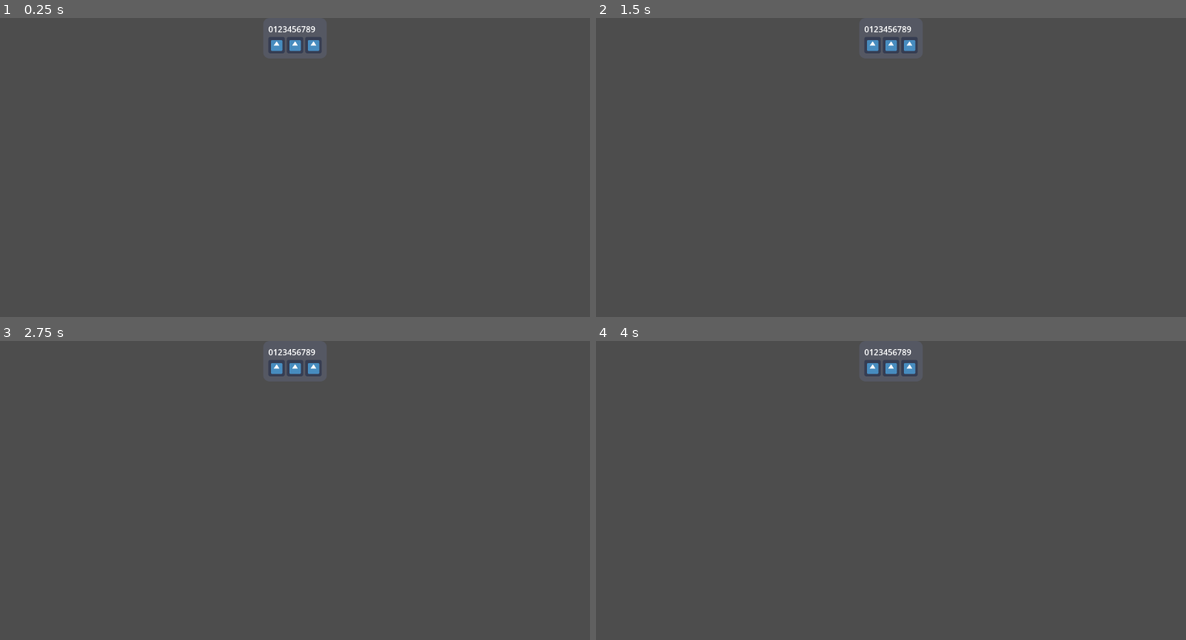
Above: before the commit, frames 1-4 (two rows, left to right).
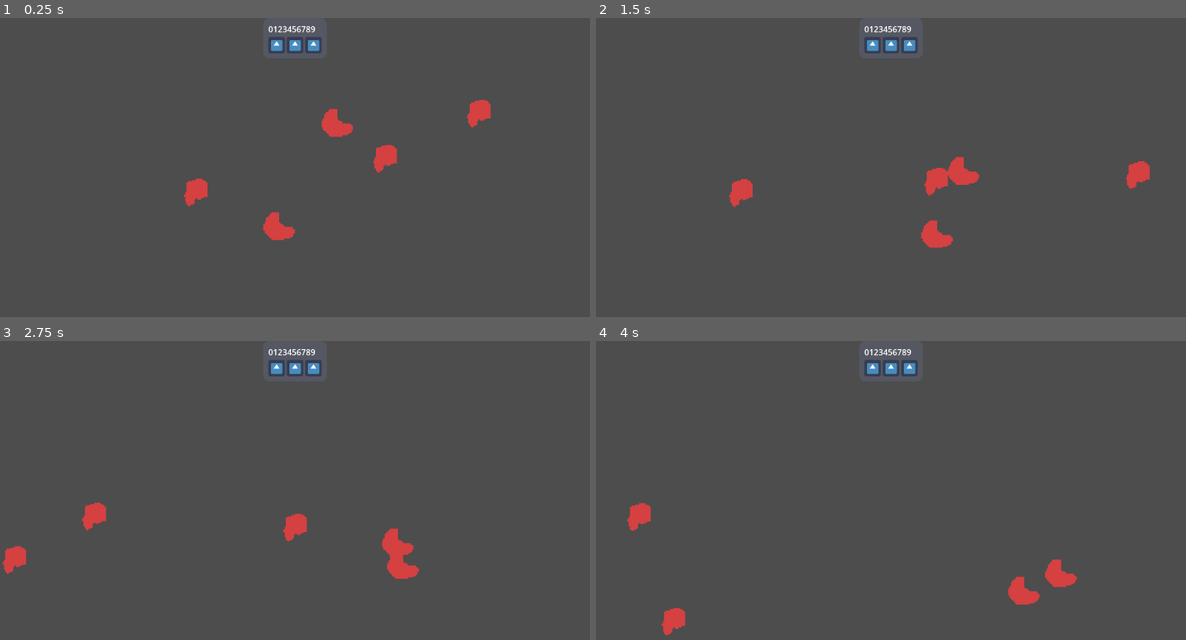
Above: after the commit, the same moments.

Repository: unblinky/space-rocks-extra
Game: Godot game, scene res://Main/Main.tscn
Same seed, same stepped clock (60 frames per second), same inputs: the game is played once before the commit and once after it. The engine's default icon, where the game draws it, is replaced by a stand-in: a white triangle on a blue panel in a dark square.
Inputs (mouse positions are in pixels of both pictures, inside the frame that each line leads up to):
- Up to frame 1 (0.25 s): no input
- Up to frame 2 (1.5 s): move the mouse to (1020, 167) at 0.52 s; click (1020, 167) at 0.6 s; move the mouse to (773, 200) at 1.27 s; click (773, 200) at 1.35 s
- Up to frame 3 (2.75 s): move the mouse to (354, 433) at 2.02 s; hold Right mouse button (thrust) from 2.03 s (still down); click (354, 433) at 2.3 s
- Up to frame 4 (4 s): move the mouse to (861, 574) at 2.77 s; release Right mouse button (thrust) at 2.78 s; tap A (turn_ccw) at 2.85 s; click (861, 574) at 3.05 s; move the mouse to (1068, 556) at 3.52 s; hold D (turn_cw) from 3.53 s (still down); click (1068, 556) at 3.8 s

The runs differ from the first frame. In frame 1, 1.4% of the frame differs, in the area x 31-84%, y 27-75%; in frame 2, 1.4%; in frame 3, 1.4%; in frame 4, 1.2%.

Commit message:
Art and stuff.

Diff:
--- a/Code/Main/Main.gd
+++ b/Code/Main/Main.gd
@@ -1 +1,24 @@
 extends Node
+class_name Main
+
+const UfO = preload("res://UFO/UFO.tscn")
+@onready var ufo_timer: Timer = $UfoTimer
+
+func _ready() -> void:
+	ufo_timer.timeout.connect(on_ufo_spawned)
+
+func _process(delta: float) -> void:
+	if Input.is_action_pressed("pause"):
+ 	# FIXME: Not pausing, testing with quit().
+		#get_tree().paused = true
+		get_tree().quit()
+
+func on_ufo_spawned():
+	var ufo: UFO = UfO.instantiate()
+	if randi() % 2:
+		ufo.position.x = 0
+	else:
+		ufo.position.x = get_viewport().size.x
+
+	ufo.position.y = randf_range(0, get_viewport().size.y)
+	add_child(ufo)
--- a/Code/Main/Main.tscn
+++ b/Code/Main/Main.tscn
@@ -4,7 +4,6 @@
 [ext_resource type="PackedScene" uid="uid://duiesnqf505sd" path="res://Rock/Rock.tscn" id="2_83ytx"]
 [ext_resource type="PackedScene" uid="uid://s2abnxf5ptfw" path="res://PlayerUI/PlayerUI.tscn" id="2_u2i7p"]
 [ext_resource type="PackedScene" uid="uid://dhmmlqnos0d8n" path="res://Ship/Ship.tscn" id="3_amygn"]
-[ext_resource type="PackedScene" uid="uid://biehskg2qpme5" path="res://UFO/UFO.tscn" id="4_ps1la"]
 [ext_resource type="PackedScene" uid="uid://db3otv5j2cbxb" path="res://Bullet/Bullet.tscn" id="5_6aewd"]
 
 [node name="Main" type="Node" unique_id=1746539876]
@@ -17,9 +16,6 @@
 
 [node name="Ship" parent="." unique_id=1974564266 instance=ExtResource("3_amygn")]
 position = Vector2(552, 262)
-
-[node name="UFO" parent="." unique_id=1333566402 instance=ExtResource("4_ps1la")]
-position = Vector2(662, 376)
 
 [node name="Bullet" parent="." unique_id=1237805751 instance=ExtResource("5_6aewd")]
 position = Vector2(425, 256)
@@ -35,3 +31,7 @@
 
 [node name="Rock5" parent="." unique_id=921550742 instance=ExtResource("2_83ytx")]
 position = Vector2(913, 164)
+
+[node name="UfoTimer" type="Timer" parent="." unique_id=943949138]
+wait_time = 10.0
+autostart = true
--- a/Code/Rock/Rock.gd
+++ b/Code/Rock/Rock.gd
@@ -1,5 +1,7 @@
 extends ScreenWrapper
 class_name Rock
+
+@onready var animated_sprite_2d: AnimatedSprite2D = $AnimatedSprite2D
 
 var speed: float = 100 # px / sec
 var direction: Vector2 = Vector2.ZERO
@@ -8,6 +10,8 @@
 func _ready() -> void:
 	area_entered.connect(on_area_entered)
 	direction = Vector2(randf_range(-1.0, 1.0), randf_range(-1.0, 1.0))
+	animated_sprite_2d.frame = randi_range(0, 2)
+	animated_sprite_2d.sprite_frames.get_frame_count("default")
 
 func _process(delta: float) -> void:
 	velocity = direction * speed * delta
--- a/Code/Rock/Rock.tscn
+++ b/Code/Rock/Rock.tscn
@@ -1,12 +1,38 @@
 [gd_scene format=3 uid="uid://duiesnqf505sd"]
 
 [ext_resource type="Script" uid="uid://dy3d42fk3pe12" path="res://Rock/Rock.gd" id="1_wuppp"]
+[ext_resource type="Texture2D" uid="uid://dqlsyvs21pxoj" path="res://Rock/assets/rock_a.png" id="2_751ln"]
+[ext_resource type="Texture2D" uid="uid://m1havj2yv2vr" path="res://Rock/assets/rock_b.png" id="3_c4a8t"]
+[ext_resource type="Texture2D" uid="uid://cxlgumoqaiumm" path="res://Rock/assets/rock_c.png" id="4_ru0k0"]
 
 [sub_resource type="CircleShape2D" id="CircleShape2D_fh211"]
 radius = 28.284271
+
+[sub_resource type="SpriteFrames" id="SpriteFrames_uunli"]
+animations = [{
+"frames": [{
+"duration": 1.0,
+"texture": ExtResource("2_751ln")
+}, {
+"duration": 1.0,
+"texture": ExtResource("3_c4a8t")
+}, {
+"duration": 1.0,
+"texture": ExtResource("4_ru0k0")
+}],
+"loop": 1,
+"name": &"default",
+"speed": 5.0
+}]
 
 [node name="Rock" type="Area2D" unique_id=1293001296]
 script = ExtResource("1_wuppp")
 
 [node name="CollisionShape2D" type="CollisionShape2D" parent="." unique_id=1223896482]
 shape = SubResource("CircleShape2D_fh211")
+
+[node name="AnimatedSprite2D" type="AnimatedSprite2D" parent="." unique_id=1604492839]
+texture_filter = 1
+position = Vector2(5, 3.5527137e-15)
+scale = Vector2(2.5625, 2.5625)
+sprite_frames = SubResource("SpriteFrames_uunli")
--- a/Code/Ship/Ship.gd
+++ b/Code/Ship/Ship.gd
@@ -28,10 +28,6 @@
 	position += velocity * delta
 	super._process(delta)
 
-	# TODO: Move to Main?
-	#if Input.is_action_pressed("pause"):
-		#get_tree().paused = true
-
 func fire():
 	print("Fire!")
 	var bullet: Bullet = BULLET.instantiate()
--- /dev/null
+++ b/Code/UFO/UFO.gd
@@ -0,0 +1,44 @@
+extends Area2D
+class_name UFO
+
+const BULLET = preload("res://Bullet/Bullet.tscn")
+@onready var timer: Timer = $Timer
+@onready var fire_timer: Timer = $FireTimer
+
+var speed: float = 100.0 # px /sec.
+var velocity_y: float = 0.0
+
+func _ready() -> void:
+	timer.timeout.connect(on_timeout)
+	fire_timer.timeout.connect(on_fired)
+
+	var viewport = get_viewport().size
+	if position.x > viewport.x - viewport.x / 2:
+		speed *= -1
+
+func _process(delta: float) -> void:
+	position.x += speed * delta
+	position.y += velocity_y * delta
+
+	var height = get_viewport().size.y
+	if position.y < 0:
+		position.y = height
+	if position.y > height:
+		position.y = 0
+
+func on_fired():
+	var bullet: Bullet = BULLET.instantiate()
+	bullet.position = position
+	bullet.rotation_degrees = randf_range(0.0, 360.0)
+	get_parent().add_child(bullet)
+
+func on_timeout():
+	if velocity_y != 0.0:
+		velocity_y = 0.0
+	else:
+		var rando = randi_range(0, 1)
+		if rando:
+			velocity_y = -speed
+		else:
+			velocity_y = speed
+	print("It's going!")
--- a/Code/UFO/UFO.tscn
+++ b/Code/UFO/UFO.tscn
@@ -1,18 +1,36 @@
 [gd_scene format=3 uid="uid://biehskg2qpme5"]
+
+[ext_resource type="Script" uid="uid://cilukiebm07cc" path="res://UFO/UFO.gd" id="1_dw4pw"]
+[ext_resource type="Texture2D" uid="uid://ba0eeew6qyyrq" path="res://UFO/assets/atlas_grid.png" id="2_dw4pw"]
 
 [sub_resource type="CircleShape2D" id="CircleShape2D_fh211"]
 radius = 7.071068
 
 [sub_resource type="RectangleShape2D" id="RectangleShape2D_fh211"]
-size = Vector2(38, 5)
+size = Vector2(23.503454, 12.168451)
 
 [node name="UFO" type="Area2D" unique_id=1427574996]
 scale = Vector2(3.8426168, 3.5665357)
+script = ExtResource("1_dw4pw")
 
 [node name="CollisionShape2D" type="CollisionShape2D" parent="." unique_id=1865273528]
-position = Vector2(0, -5)
+position = Vector2(0, -7.8038397)
 shape = SubResource("CircleShape2D_fh211")
 
 [node name="CollisionShape2D2" type="CollisionShape2D" parent="." unique_id=1968851433]
 position = Vector2(1, -3)
 shape = SubResource("RectangleShape2D_fh211")
+
+[node name="Ufo" type="Sprite2D" parent="." unique_id=545735762]
+texture_filter = 1
+position = Vector2(0.26023948, -5.3272986)
+texture = ExtResource("2_dw4pw")
+region_enabled = true
+region_rect = Rect2(1.3873031, 5.3415875, 27.37008, 18.059366)
+
+[node name="Timer" type="Timer" parent="." unique_id=1637361994]
+autostart = true
+
+[node name="FireTimer" type="Timer" parent="." unique_id=1327568765]
+wait_time = 0.153
+autostart = true
--- a/Code/project.godot
+++ b/Code/project.godot
@@ -18,6 +18,10 @@
 run/main_scene="res://Main/Main.tscn"
 config/features=PackedStringArray("4.7")
 config/icon="res://Main/icon.png"
+
+[display]
+
+window/size/mode=3
 
 [editor]
 
Renamed: Code/Rock/assets/ship.png -> Code/Ship/assets/ship.png
Not shown, changed: Code/Ship/assets/ship.png.import
Renamed: Code/Rock/assets/thruster_1.png -> Code/Ship/assets/thruster_1.png
Not shown, changed: Code/Ship/assets/thruster_1.png.import
Renamed: Code/Rock/assets/thruster_2.png -> Code/Ship/assets/thruster_2.png
Not shown, changed: Code/Ship/assets/thruster_2.png.import
Not shown, added: Code/UFO/UFO.gd.uid
Binary file added: Code/UFO/assets/atlas_grid.png
Not shown, added: Code/UFO/assets/atlas_grid.png.import
Binary file added: Code/UFO/assets/ufo.png
Not shown, added: Code/UFO/assets/ufo.png.import
Not shown, added: Art/Space Rocks Assets Atlas.kra
(and 1 more such lines)
